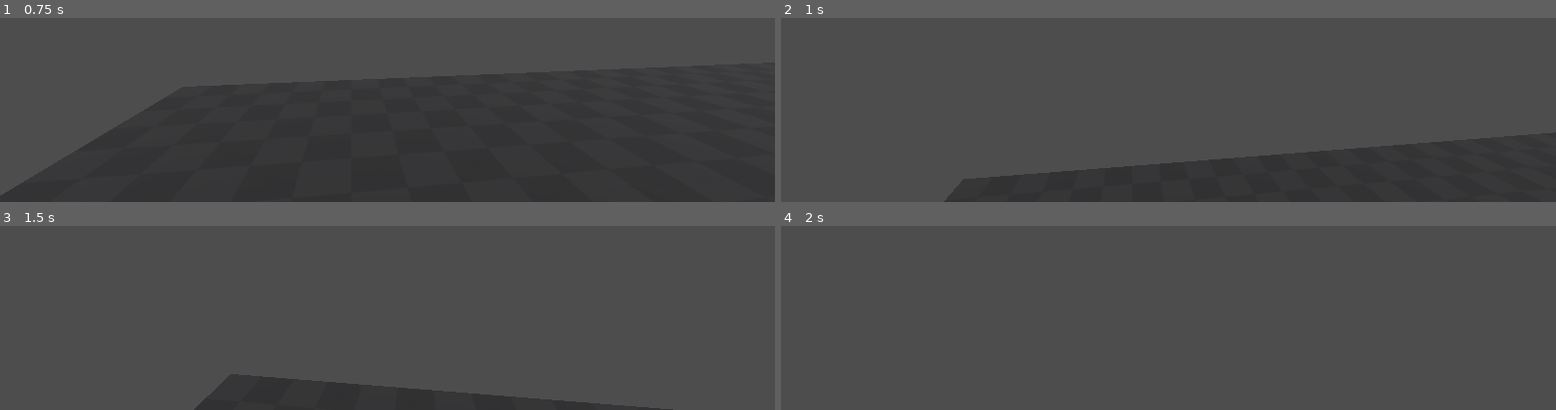
Above: before the commit, frames 1-4 (two rows, left to right).
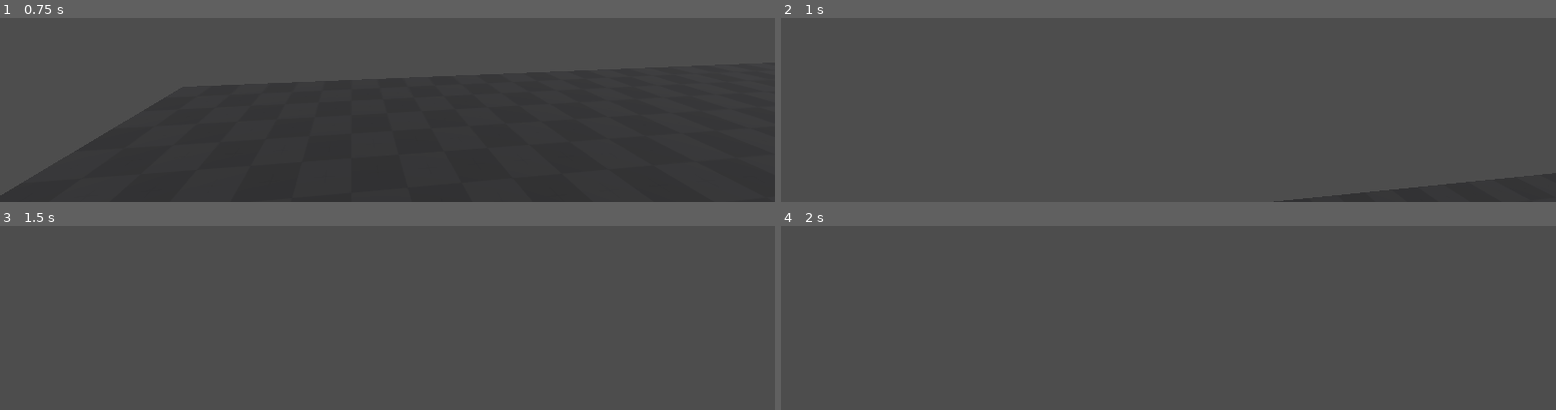
Above: after the commit, the same moments.

Repository: johnwdodge/pacmanninja
Game: Godot game, scene res://scenes/levels/test_level.tscn
Same seed, same stepped clock (60 frames per second), same inputs: the game is played once before the commit and once after it.
Inputs (mouse positions are in pixels of both pictures, inside the frame that each line leads up to):
- Up to frame 1 (0.75 s): tap Enter at 0.5 s; move the mouse to (outside the picture) at 0.52 s; hold W (move_forward) from 0.53 s (still down); hold Ctrl (crouch) from 0.53 s (still down)
- Up to frame 2 (1 s): keep holding W (move_forward); keep holding Ctrl (crouch); tap Space (jump) at 0.77 s
- Up to frame 3 (1.5 s): keep holding W (move_forward); move the mouse to (outside the picture) at 1.27 s; release Ctrl (crouch) at 1.28 s; tap Ctrl (crouch) at 1.35 s
- Up to frame 4 (2 s): keep holding W (move_forward); tap Space (jump) at 1.52 s

Frame 1 is identical in both runs. In frame 2, 7.2% of the frame differs, in the area x 21-100%, y 67-100%; in frame 3, 3.1%; in frame 4, nothing differs.

Commit message:
cant slide mid air

Diff:
--- a/charcontrol.gd
+++ b/charcontrol.gd
@@ -116,7 +116,7 @@
 
 # ── Crouch / Slide ────────────────────────────────────
 func _handle_slide(delta: float) -> void:
-	if Input.is_action_pressed("crouch"):
+	if Input.is_action_pressed("crouch") and is_on_floor():
 		if _is_sliding == false:
 			_is_sliding = true
 			_set_crouch(true)
